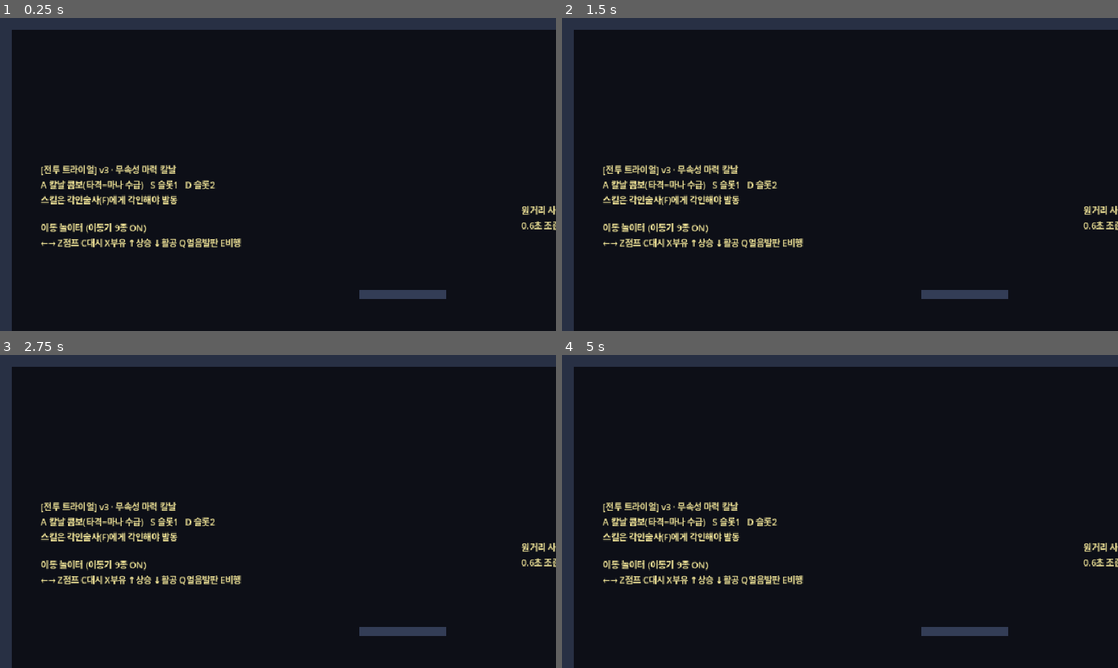
Above: before the commit, frames 1-4 (two rows, left to right).
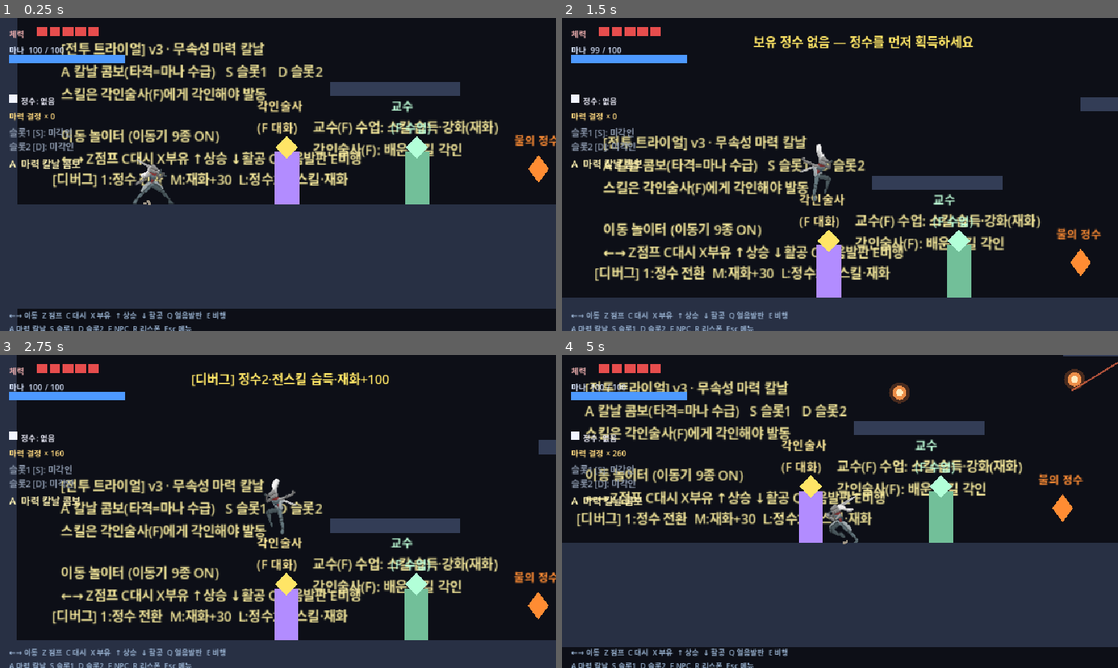
Above: after the commit, the same moments.

Repository: abback-go/yemogame2
Game: Godot game, scene res://scenes/combat_arena.tscn
Two runs of this game, one before a commit and one after it. Both use one fixed random seed, a clock stepped at 60 frames per second and the inputs below. This scene is started directly instead of the project's main scene.
Inputs (mouse positions are in pixels of both pictures, inside the frame that each line leads up to):
- Up to frame 1 (0.25 s): no input
- Up to frame 2 (1.5 s): tap Enter at 0.5 s; move the mouse to (962, 158) at 0.52 s; hold X (cast) 0.53-1.28 s; hold Right (move_right) from 0.53 s (still down); click (962, 158) at 0.67 s; tap Z (jump) at 0.77 s; tap 1 at 0.8, 1.35 s; move the mouse to (728, 190) at 1.27 s
- Up to frame 3 (2.75 s): tap Z (jump) at 1.52 s; tap M at 1.55, 2.1 s; move the mouse to (333, 442) at 2.02 s; release Right (move_right) at 2.03 s; hold Left (move_left) from 2.03 s (still down); tap L at 2.3 s
- Up to frame 4 (5 s): move the mouse to (812, 574) at 2.77 s; release Left (move_left) at 2.78 s; hold Right (move_right) 2.78-4.28 s; tap L at 2.85 s; click (812, 574) at 2.92 s; tap Z (jump) at 3.02, 3.77, 4.52 s; tap F at 3.05, 3.6 s; move the mouse to (1006, 558) at 3.52 s; tap 3 at 3.8, 4.35 s; move the mouse to (673, 464) at 4.27 s; hold Left (move_left) from 4.28 s (still down); tap K at 4.55 s

The runs differ from the first frame. In frame 1, 51% of the frame differs, in the area x 1-100%, y 0-100%; in frame 2, 32%; in frame 3, 29%; in frame 4, 52%, in the area x 0-100%, y 0-100%.
Error before the commit: Parse Error: Static function "color()" not found in base "Elements". (res://scripts/player.gd:1032)

Commit message:
feat(arena): 통합 — 교수 NPC·정수 픽업/전환·중형 적·디버그 키 + 버그픽스
- 교수 NPC(F 수업) + 각인술사(F 각인) 근접 분기
- 속성 정수 픽업(불/물) → 획득·즉시 장착, 1키 순환 전환
- 중형 적 brute·caster 스폰(중앙), 팻말을 카메라 줌 시야대(y520~660)로 하향
- 디버그 키: 1 정수전환 / M 재화+30 / L 정수2·전스킬·재화 부트스트랩
- 버그픽스: Elements.color→color_of (존재하지 않는 메서드, 로드 시 부팅 실패 유발)

Co-Authored-By: Claude Fable 5 <noreply@anthropic.com>
Claude-Session: https://claude.ai/code/session_014hyj4wWQoEhcGguowFrsY6

Diff:
--- a/godot/scripts/combat_arena.gd
+++ b/godot/scripts/combat_arena.gd
@@ -12,6 +12,9 @@
 const DummyScript := preload("res://scripts/enemies/dummy.gd")
 const WalkerScript := preload("res://scripts/enemies/walker.gd")
 const ShooterScript := preload("res://scripts/enemies/shooter.gd")
+const BruteScript := preload("res://scripts/enemies/brute.gd")
+const CasterScript := preload("res://scripts/enemies/caster.gd")
+const LearnPanelScript := preload("res://scripts/learn_panel.gd")
 
 @export_group("주스 (combat-spec §6)")
 @export var shake_max_offset := 12.0
@@ -29,7 +32,10 @@
 var _updraft_rects: Array[Rect2] = []
 var _air_bubble: Node2D = null
 var _engrave: EngravePanel = null
+var _learn: LearnPanel = null
 var _npc_pos := Vector2.ZERO
+var _prof_pos := Vector2.ZERO
+var _essences: Array = []
 
 func _ready() -> void:
 	RenderingServer.set_default_clear_color(Color(0.05, 0.06, 0.09))
@@ -58,6 +64,10 @@
 	_hud = _setup_hud(_player)
 	_hud.set_combat_mode(true)
 	_engrave = _setup_engrave()
+	_learn = _setup_learn()
+	_build_professor()
+	_build_essences()
+	_player.set_blade_element(GameState.arena_blade_element)
 
 func _enable_all_abilities() -> void:
 	# 아레나: 이동기 9종 전부 ON — 놀이터에서 전부 시험 가능
@@ -78,11 +88,17 @@
 				e.reset_enemy()
 		_hud.show_toast("리스폰")
 	elif code == KEY_F:
-		if _engrave != null and not _engrave.is_open() and _near_npc():
-			_engrave.open(_player)
-
-func _near_npc() -> bool:
-	return _player.global_position.distance_to(_npc_pos) < 60.0
+		_try_open_panel()
+	elif code == KEY_1:
+		_cycle_essence()
+	elif code == KEY_M:
+		GameState.arena_material += 30
+		_hud.show_toast("[디버그] 마력 결정 +30 (총 %d)" % GameState.arena_material)
+	elif code == KEY_L:
+		_debug_bootstrap()
+
+func _near(pos: Vector2) -> bool:
+	return _player.global_position.distance_to(pos) < 60.0
 
 func _setup_input() -> void:
 	# v3 아레나 키맵 — 이동 + 각인 스킬 2슬롯 + NPC. 씬 재진입 오염 방지 위해
@@ -156,19 +172,25 @@
 	_air_bubble = _make_air_bubble(Vector2(2200, FLOOR_TOP + 190))
 
 func _build_signs() -> void:
-	_add_sign(Vector2(70, 250),
+	_add_sign(Vector2(70, 510),
 		"[전투 트라이얼] v3 · 무속성 마력 칼날\n" +
 		"A 칼날 콤보(타격=마나 수급)   S 슬롯1   D 슬롯2\n" +
 		"스킬은 각인술사(F)에게 각인해야 발동")
-	_add_sign(Vector2(70, 350),
+	_add_sign(Vector2(70, 610),
 		"이동 놀이터 (이동기 9종 ON)\n" +
 		"←→ Z점프 C대시 X부유 ↑상승 ↓활공 Q얼음발판 E비행")
 	_add_sign(Vector2(700, 600), "허수아비 — 무한 HP\n콤보·히트스톱·타격감 확인")
 	_add_sign(Vector2(1060, 600), "근접 워커 — HP3\n0.5초 예비동작 후 찌르기")
-	_add_sign(Vector2(900, 320), "원거리 사수 — HP2\n0.6초 조준 후 느린 투사체")
-	_add_sign(Vector2(1430, 250), "벽달리기 — 벽 향해+↑\n좌우벽 교차로 상승")
-	_add_sign(Vector2(1710, 210), "상승기류 — ↓활공/E비행으로 상승")
+	_add_sign(Vector2(840, 560), "원거리 사수 — HP2\n0.6초 조준 후 느린 투사체")
+	_add_sign(Vector2(1400, 560), "벽달리기 — 벽 향해+↑\n좌우벽 교차로 상승")
+	_add_sign(Vector2(1680, 560), "상승기류 — ↓활공/E비행으로 상승")
 	_add_sign(Vector2(2050, 560), "물잠 — 산소→마나→체력 순 소모\n하늘색 방울=산소 리필")
+	_add_sign(Vector2(360, 600),
+		"교수(F) 수업: 스킬 습득·강화(재화)\n각인술사(F): 배운 스킬 각인")
+	_add_sign(Vector2(1140, 600),
+		"중형 적(비리스폰) — brute·caster\nbrute 약점:물 / caster 약점:불 (상성)")
+	_add_sign(Vector2(60, 660),
+		"[디버그] 1:정수 전환  M:재화+30  L:정수2·전스킬·재화")
 
 func _build_npc() -> void:
 	# 각인술사 NPC — 코드 생성 도형 + 라벨. 근접(F)으로 각인 패널 오픈.
@@ -284,6 +306,8 @@
 	arr.append(_spawn_enemy(DummyScript, Vector2(760, 640)))
 	arr.append(_spawn_enemy(WalkerScript, Vector2(1120, 640)))
 	arr.append(_spawn_enemy(ShooterScript, Vector2(960, 420)))
+	arr.append(_spawn_enemy(BruteScript, Vector2(1350, 620)))
+	arr.append(_spawn_enemy(CasterScript, Vector2(1300, 400)))
 	return arr
 
 func _spawn_enemy(script: GDScript, pos: Vector2) -> Node:
@@ -318,3 +342,111 @@
 	var panel: EngravePanel = EngravePanelScript.new()
 	add_child(panel)
 	return panel
+
+func _setup_learn() -> LearnPanel:
+	var panel: LearnPanel = LearnPanelScript.new()
+	add_child(panel)
+	return panel
+
+func _try_open_panel() -> void:
+	# F: 근접한 NPC에 따라 각인술사(각인) 또는 교수(수업) 패널을 연다.
+	if _engrave == null or _learn == null:
+		return
+	if _engrave.is_open() or _learn.is_open():
+		return
+	if _near(_npc_pos):
+		_engrave.open(_player)
+	elif _near(_prof_pos):
+		_learn.open(_player)
+
+func _cycle_essence() -> void:
+	# 1키: 보유한 속성 정수를 순환 장착("무" 포함). 미보유 시 안내.
+	var owned: Array = GameState.arena_elements
+	if owned.size() <= 1:
+		_hud.show_toast("보유 정수 없음 — 정수를 먼저 획득하세요")
+		return
+	var cur: int = owned.find(_player.blade_element)
+	if cur < 0:
+		cur = 0
+	var nxt: String = owned[(cur + 1) % owned.size()]
+	_player.set_blade_element(nxt)
+	GameState.arena_blade_element = nxt
+	_hud.show_toast("정수 장착: %s" % Elements.label(nxt))
+
+func _debug_bootstrap() -> void:
+	# L키(디버그): 두 정수 소유·전 스킬 습득·재화 지급 — 아침 테스트 부트스트랩.
+	for el in ["불", "물"]:
+		if not (el in GameState.arena_elements):
+			GameState.arena_elements.append(el)
+	for id in SkillDB.ids():
+		if not (id in GameState.arena_learned):
+			GameState.arena_learned.append(id)
+	GameState.arena_material += 100
+	_hud.show_toast("[디버그] 정수2·전스킬 습득·재화+100")
+
+func _build_professor() -> void:
+	# 교수 NPC — 수업(F): 스킬 습득·강화. 각인술사와 형제 도형(녹색 계열).
+	_prof_pos = Vector2(480, FLOOR_TOP - 30)
+	var npc := Node2D.new()
+	npc.position = _prof_pos
+	var body := Polygon2D.new()
+	body.polygon = PackedVector2Array([
+		Vector2(-14, -30), Vector2(14, -30), Vector2(14, 30), Vector2(-14, 30)])
+	body.color = Color(0.45, 0.75, 0.6)
+	npc.add_child(body)
+	var gem := Polygon2D.new()
+	gem.polygon = PackedVector2Array([
+		Vector2(0, -48), Vector2(13, -35), Vector2(0, -22), Vector2(-13, -35)])
+	gem.color = Color(0.7, 1.0, 0.85)
+	npc.add_child(gem)
+	var tag := Label.new()
+	tag.text = "교수\n(F 수업)"
+	tag.position = Vector2(-30, -94)
+	tag.add_theme_font_override("font", _font)
+	tag.add_theme_font_size_override("font_size", 14)
+	tag.add_theme_color_override("font_color", Color(0.75, 1.0, 0.85))
+	npc.add_child(tag)
+	add_child(npc)
+
+func _build_essences() -> void:
+	# 속성 정수 픽업 2종 — 접촉 시 보유·즉시 장착. 1키로 순환 전환. 아레나 테스트용.
+	_essences = []
+	_essences.append(_make_essence(Vector2(620, FLOOR_TOP - 40), "불"))
+	_essences.append(_make_essence(Vector2(1180, FLOOR_TOP - 40), "물"))
+
+func _make_essence(pos: Vector2, element: String) -> Dictionary:
+	var col := Elements.color_of(element)
+	var vis := Polygon2D.new()
+	vis.position = pos
+	vis.polygon = PackedVector2Array([
+		Vector2(0, -16), Vector2(12, 0), Vector2(0, 16), Vector2(-12, 0)])
+	vis.color = col
+	add_child(vis)
+	var tag := Label.new()
+	tag.text = "%s의 정수" % Elements.label(element)
+	tag.position = pos + Vector2(-28, -44)
+	tag.add_theme_font_override("font", _font)
+	tag.add_theme_font_size_override("font_size", 13)
+	tag.add_theme_color_override("font_color", col)
+	add_child(tag)
+	return {"node": vis, "tag": tag, "pos": pos, "element": element, "taken": false}
+
+func _check_essence_pickup() -> void:
+	for e in _essences:
+		if e["taken"]:
+			continue
+		if _player.global_position.distance_to(e["pos"]) < 40.0:
+			e["taken"] = true
+			e["node"].visible = false
+			e["tag"].visible = false
+			var el: String = e["element"]
+			if not (el in GameState.arena_elements):
+				GameState.arena_elements.append(el)
+			_player.set_blade_element(el)
+			GameState.arena_blade_element = el
+			_hud.show_toast("%s의 정수 획득! (1키로 장착 전환)" % Elements.label(el))
+
+func _process(_delta: float) -> void:
+	if _player == null:
+		return
+	_check_essence_pickup()
--- a/godot/scripts/player.gd
+++ b/godot/scripts/player.gd
@@ -1029,7 +1029,7 @@
 		var fx := global_position + Vector2(float(attack_face) * reach * 0.7, -8.0)
 		Juice.hit_spark(get_parent(), fx, 10 if heavy else 6)
 		if blade_element != "무":
-			Juice.frost_burst(get_parent(), fx, 6, Elements.color(blade_element))
+			Juice.frost_burst(get_parent(), fx, 6, Elements.color_of(blade_element))
 
 func _attack_hitbox(reach: float) -> Rect2:
 	# 얇고 긴 창 판정 — 세로 attack_hitbox_height, 가로 reach, 전방으로 뻗음
@@ -1345,7 +1345,7 @@
 	var f := float(face)
 	var tip := base + Vector2(f * length * squash.x, 0.0)
 	var w := attack_hitbox_height * 0.5
-	var ec := Elements.color(blade_element)  # 정수 속성색(무=백색)
+	var ec := Elements.color_of(blade_element)  # 정수 속성색(무=백색)
 	var c1 := Color(0.82, 0.84, 0.92).lerp(ec, 0.45)
 	c1.a = 0.16
 	var c2 := Color(0.88, 0.9, 0.96).lerp(ec, 0.4)
